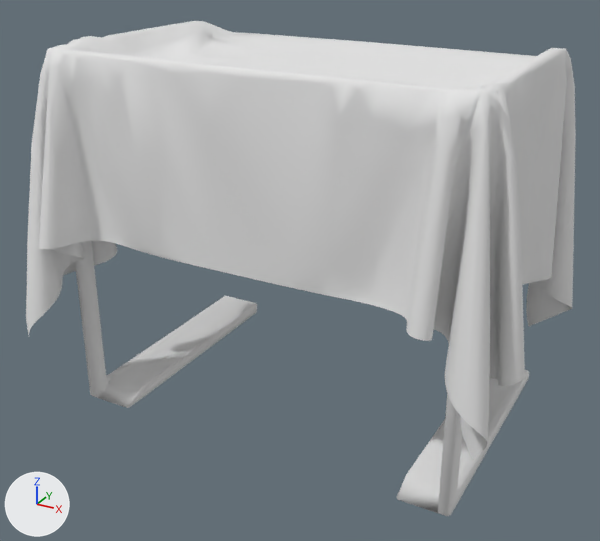
One commit to the OBJ model Elements/pyGLV/examples/models/ToolsTable/ToolsTable.obj: the scene before it, then after it.
Rendered twice from a 50 mm lens placed at (0.759, -1.453, 0.622), pointed at (-0.013, -0.048, -0.081). Every picture has the same lights, and +X, +Y and +Z are marked at lower left. Where no turn or scale is listed for an object, it has been applied to the vertices.

In view in the first picture: 'ToolsTable'.
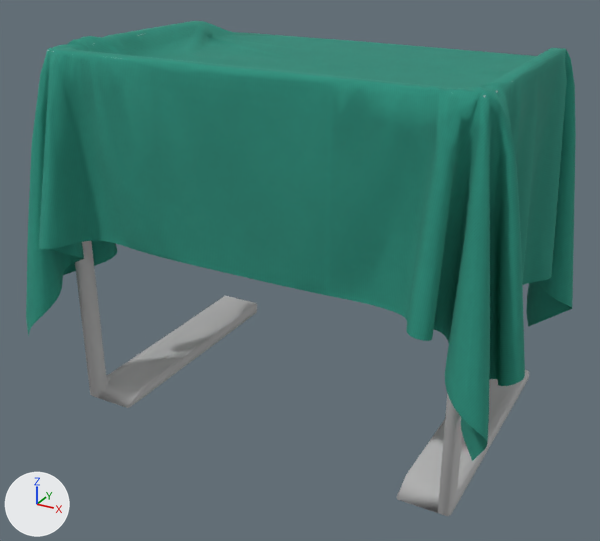
The change, as a diff of the scene's bpy script:
```diff
--- a/Elements/pyGLV/examples/models/ToolsTable/ToolsTable.obj.py
+++ b/Elements/pyGLV/examples/models/ToolsTable/ToolsTable.obj.py
@@ img_cloth_tooltable_low_material__126_albedo_png @@
+img_cloth_tooltable_low_material__126_albedo_png = load_image('Cloth-TOOLtable_LOW_Material__126_Albedo.png', 'Cloth-TOOLtable_LOW_Material__126_Albedo.png', 1024, 1024, 'sRGB')
@@ mat_blinn1sg @@
+mat_blinn1sg = principled_material('blinn1SG')
+mat_blinn1sg.texture = img_cloth_tooltable_low_material__126_albedo_png
+mat_blinn1sg.roughness = 1.0
@@ me_toolstable @@
 me_toolstable.from_pydata(...)  # 2212 vertices, 3272 faces; spans x -0.518..0.518, y -0.39..0.39, z -0.387..0.387
-me_toolstable.materials.append(mat_group49794sg)  # white #e7e7e7
+me_toolstable.materials.append(mat_blinn1sg)  # picture img_cloth_tooltable_low_material__126_albedo_png
```

Where the change shows, as pixel boxes (x1, y1, x2, y2) in the pictures (600 x 541 px):
'ToolsTable', recoloured (grey to cyan)
    both: (26, 21, 576, 516)
